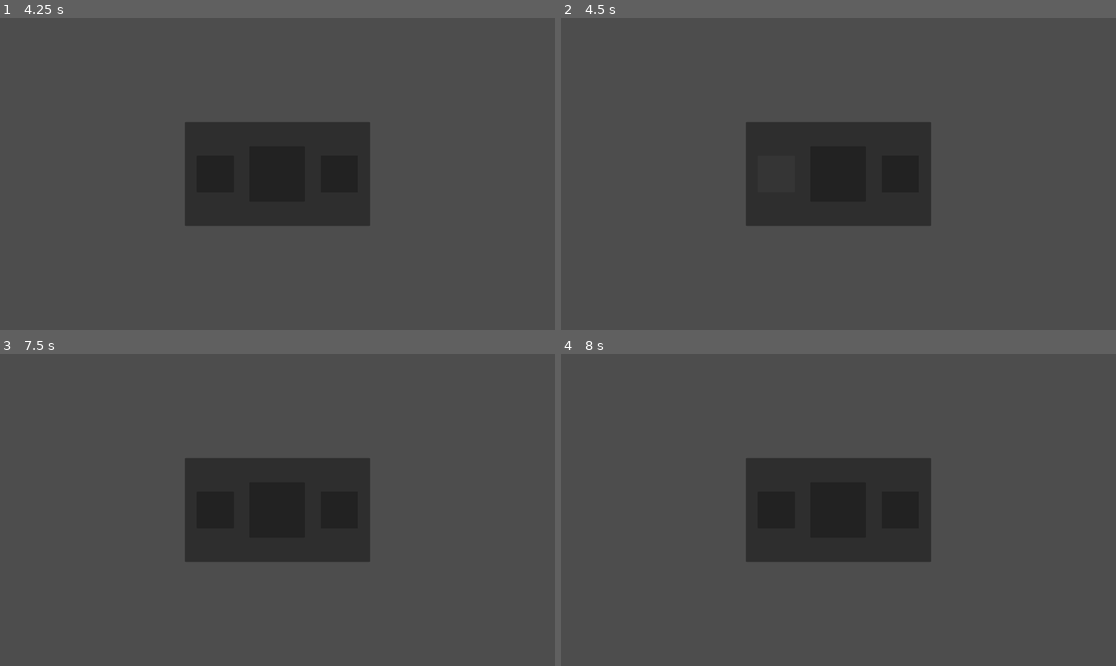
Above: before the commit, frames 1-4 (two rows, left to right).
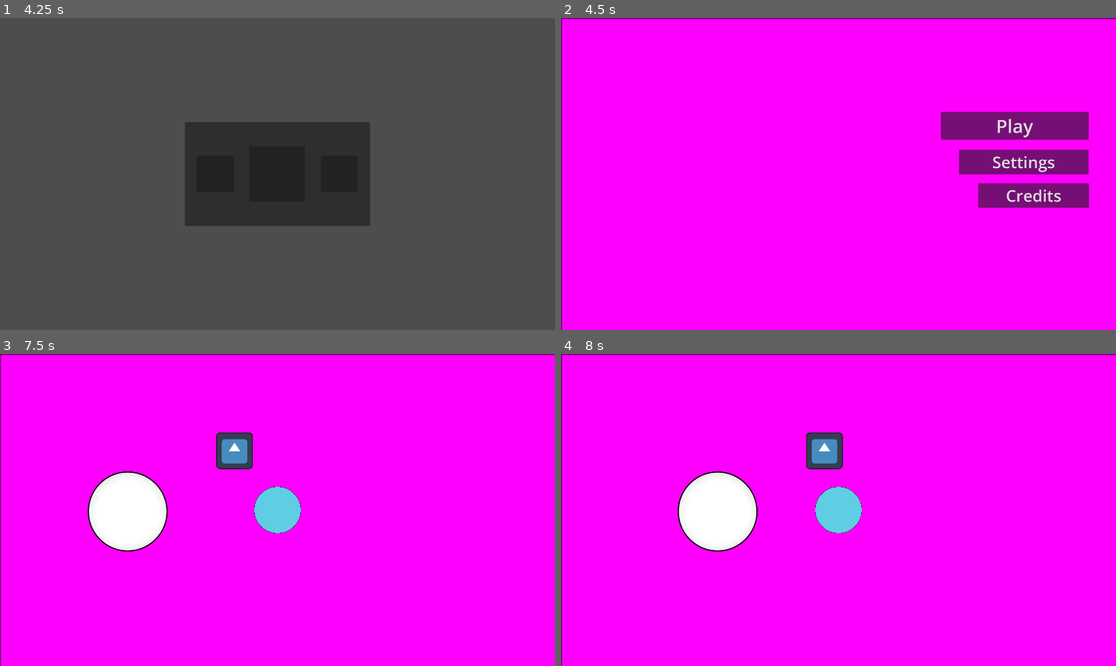
Above: after the commit, the same moments.

Repository: entityJY/deltarunesque-game
Game: Godot game, scene res://ui/pause_menu/pause_menu.tscn
Two runs of this game, one before a commit and one after it. Both use one fixed random seed, a clock stepped at 60 frames per second and the inputs below. The project has no main scene, so this scene is started directly. The engine's default icon, where the game draws it, is replaced by a stand-in: a white triangle on a blue panel in a dark square.
Inputs (mouse positions are in pixels of both pictures, inside the frame that each line leads up to):
- Up to frame 1 (4.25 s): tap Enter (ui_accept) at 0.5, 0.77, 1.25, 1.52, 2, 2.75, 3.02, 3.5, 3.77 s; hold D (right) 0.53-1.28 s; tap Shift (dash) every 0.75 s from 0.6 to 3.6 s; hold S (down) 1.28-2.03 s; hold D (right) 2.03-2.78 s; hold W (up) 2.78-3.53 s; hold A (left) from 3.53 s (still down); tap Escape (pause) at 4.15 s
- Up to frame 2 (4.5 s): release A (left) at 4.25 s; click (777, 174) at 4.25 s
- Up to frame 3 (7.5 s): click (460, 497) at 5 s, where only the run after the commit has a clickable "Settings"; click (338, 510) at 5.77 s; click (471, 531) at 6.5 s, where only the run after the commit has a clickable "Credits"; click (455, 463) at 7.25 s, where only the run after the commit has a clickable "Play"
- Up to frame 4 (8 s): no input

Frame 1 is identical in both runs. In frame 2, 100% of the frame differs, in the area x 0-100%, y 0-100%; in frame 3, 100%; in frame 4, 100%.

Commit message:
Add main menu

Diff:
--- /dev/null
+++ b/main_menu/main_menu.gd
@@ -0,0 +1,25 @@
+extends Node2D
+class_name MainMenu
+
+
+@export_file var play_scene: String
+
+
+# Called when the node enters the scene tree for the first time.
+func _ready() -> void:
+	pass # Replace with function body.
+
+
+# Called every frame. 'delta' is the elapsed time since the previous frame.
+func _process(_delta: float) -> void:
+	pass
+
+
+func _on_play_pressed() -> void:
+	get_tree().change_scene_to_file(play_scene)
+
+func _on_settings_pressed() -> void:
+	pass # Replace with function body.
+
+func _on_credits_pressed() -> void:
+	pass # Replace with function body.
--- /dev/null
+++ b/main_menu/main_menu.tscn
@@ -0,0 +1,49 @@
+[gd_scene format=3 uid="uid://b7cldscw5umdk"]
+
+[ext_resource type="Script" uid="uid://d1uei46k34nr" path="res://main_menu/main_menu.gd" id="1_oa53l"]
+
+[sub_resource type="PlaceholderTexture2D" id="PlaceholderTexture2D_1h4yd"]
+size = Vector2(1920, 1080)
+
+[node name="MainMenu" type="Node2D" unique_id=484403610]
+script = ExtResource("1_oa53l")
+play_scene = "uid://bgsbsq4w5tncb"
+
+[node name="Sprite2D" type="Sprite2D" parent="." unique_id=1424625685]
+texture = SubResource("PlaceholderTexture2D_1h4yd")
+
+[node name="Camera2D" type="Camera2D" parent="." unique_id=1669019951]
+
+[node name="Play" type="Button" parent="." unique_id=688258371]
+custom_minimum_size = Vector2(512, 0)
+offset_left = 354.0
+offset_top = -215.0
+offset_right = 866.0
+offset_bottom = -119.0
+theme_override_font_sizes/font_size = 64
+text = "Play"
+
+[node name="Settings" type="Button" parent="." unique_id=622394294]
+custom_minimum_size = Vector2(448, 0)
+offset_left = 417.0
+offset_top = -84.0
+offset_right = 865.0
+offset_bottom = 1.0
+theme_override_font_sizes/font_size = 56
+text = "Settings
+"
+
+[node name="Credits" type="Button" parent="." unique_id=364323905]
+custom_minimum_size = Vector2(384, 0)
+offset_left = 483.0
+offset_top = 32.0
+offset_right = 867.0
+offset_bottom = 117.0
+theme_override_font_sizes/font_size = 56
+text = "Credits
+
+"
+
+[connection signal="pressed" from="Play" to="." method="_on_play_pressed"]
+[connection signal="pressed" from="Settings" to="." method="_on_settings_pressed"]
+[connection signal="pressed" from="Credits" to="." method="_on_credits_pressed"]
--- a/ui/pause_menu/pause_menu.gd
+++ b/ui/pause_menu/pause_menu.gd
@@ -2,6 +2,7 @@
 class_name PauseMenu
 
 
+@export_file var play_scene: String
 var paused: bool = false
 
 signal restart_level
@@ -21,7 +22,8 @@
 			get_tree().paused = false
 
 func _on_home_pressed() -> void:
-	pass # Replace with function body.
+	get_tree().paused = false
+	get_tree().change_scene_to_file(play_scene)
 
 func _on_continue_pressed() -> void:
 	print("continued pressed")
@@ -29,4 +31,6 @@
 	get_tree().paused = false
 
 func _on_restart_pressed() -> void:
+	get_tree().paused = false
+	hide()
 	restart_level.emit()
--- a/ui/pause_menu/pause_menu.tscn
+++ b/ui/pause_menu/pause_menu.tscn
@@ -18,6 +18,7 @@
 grow_horizontal = 2
 grow_vertical = 2
 script = ExtResource("1_mnjdh")
+play_scene = "uid://b7cldscw5umdk"
 
 [node name="HBoxContainer" type="HBoxContainer" parent="." unique_id=506577662]
 layout_mode = 2
Not shown, added: main_menu/main_menu.gd.uid
